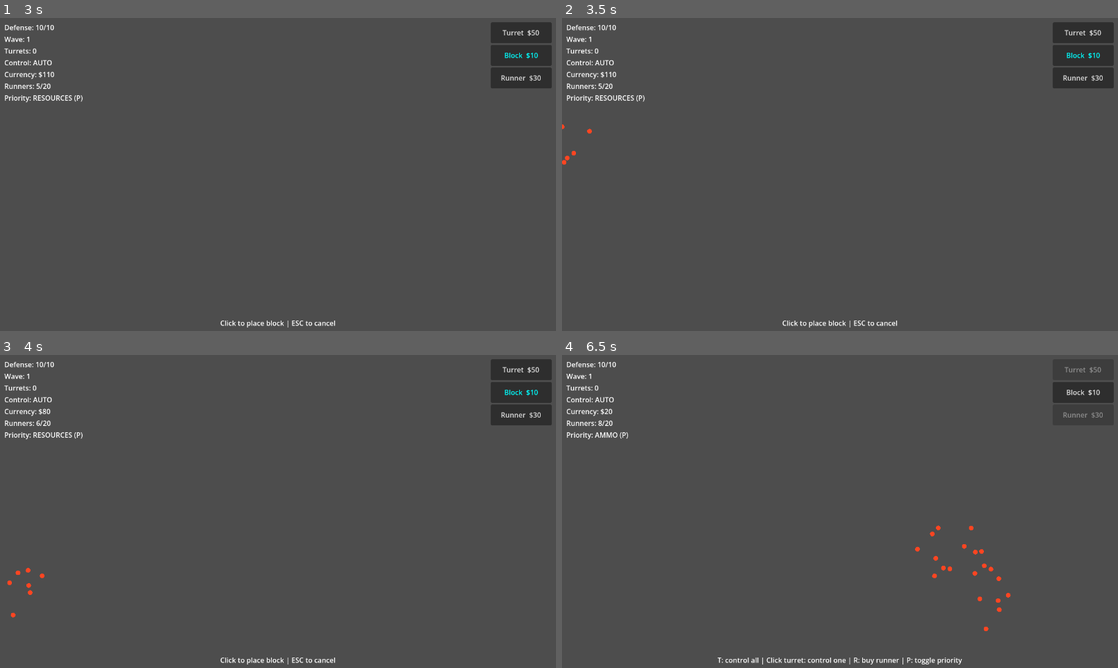
Above: before the commit, frames 1-4 (two rows, left to right).
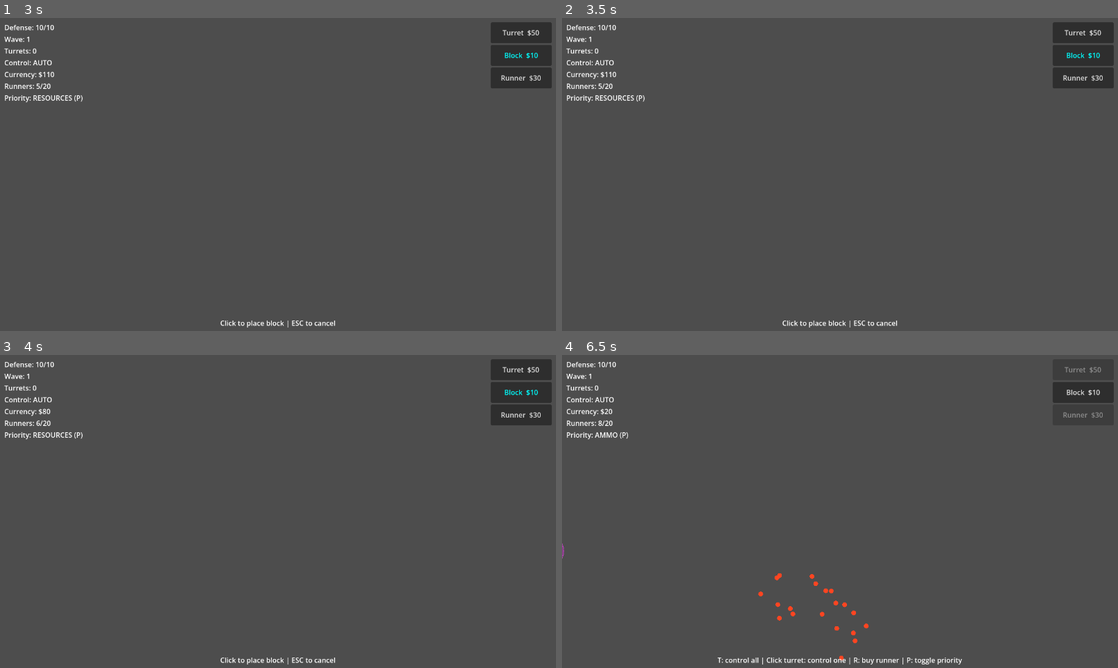
Above: after the commit, the same moments.

Repository: DeeGeeGames/project-mifune
Game: Godot game, scene res://scenes/main.tscn
Same seed, same stepped clock (60 frames per second), same inputs: the game is played once before the commit and once after it.
Inputs (mouse positions are in pixels of both pictures, inside the frame that each line leads up to):
- Up to frame 1 (3 s): click "Turret $50" at 0.5 s; click "Block $10" at 1.25 s; click "Runner $30" at 2 s; tap Enter at 2.75 s; move the mouse to (250, 237) at 2.77 s; hold W (pan_up) from 2.78 s (still down); hold R (buy_runner) from 2.78 s (still down); click (250, 237) at 2.92 s
- Up to frame 2 (3.5 s): keep holding W (pan_up); keep holding R (buy_runner)
- Up to frame 3 (4 s): keep holding W (pan_up); tap Enter at 3.5 s; move the mouse to (444, 558) at 3.52 s; release R (buy_runner) at 3.53 s; click (444, 558) at 3.6 s
- Up to frame 4 (6.5 s): tap Enter at 4.25, 5, 5.75 s; move the mouse to (673, 464) at 4.27 s; release W (pan_up) at 4.28 s; hold Right mouse button (pan_camera) 4.28-5.03 s; hold A (pan_left) 4.28-5.78 s; move the mouse to (867, 511) at 5.02 s; tap T (toggle_control) at 5.1 s; click (867, 511) at 5.17 s; move the mouse to (756, 433) at 5.77 s; hold S (pan_down) from 5.78 s (still down); hold P (toggle_priority) from 5.78 s (still down)

Frame 1 is identical in both runs. In frame 2, less than 0.1% of the frame differs, in the area x 0-6%, y 34-47%; in frame 3, less than 0.1%; in frame 4, 0.5%, in the area x 0-81%, y 54-98%.

Commit message:
Checkpoint

Diff:
--- a/godot/scripts/autoload/constants.gd
+++ b/godot/scripts/autoload/constants.gd
@@ -58,6 +58,9 @@
 const REGION_BURST_VALID_RANGE_CENTER := -PI / 2.0  # up
 const REGION_BURST_VALID_RANGE_WIDTH := PI  # 180 degrees
 const REGION_SAFE_RADIUS := 400.0
+const REGION_X_EXCLUSION_RATIO := 0.25
+const REGION_X_EXCLUSION_SHRINK_PER_WAVE := 0.01
+const REGION_X_EXCLUSION_MIN_RATIO := 0.15
 const REGION_MARGIN := 60.0
 const REGION_MAX_PLACEMENT_ATTEMPTS := 20
 
--- a/godot/scripts/systems/wave_manager.gd
+++ b/godot/scripts/systems/wave_manager.gd
@@ -57,11 +57,22 @@
 	await get_tree().create_timer(Constants.WAVE_INTERMISSION).timeout
 	_start_wave(GameManager.wave_number + 1)
 
+func _x_exclusion_half(wave_num: int) -> float:
+	var ratio: float = maxf(
+		Constants.REGION_X_EXCLUSION_RATIO - wave_num * Constants.REGION_X_EXCLUSION_SHRINK_PER_WAVE,
+		Constants.REGION_X_EXCLUSION_MIN_RATIO,
+	)
+	return Constants.WORLD_WIDTH * ratio
+
 func _random_region_position() -> Vector2:
+	var exclusion_half: float = _x_exclusion_half(GameManager.wave_number)
 	for i: int in Constants.REGION_MAX_PLACEMENT_ATTEMPTS:
 		var x: float = Constants.REGION_MARGIN + randf() * (Constants.WORLD_WIDTH - Constants.REGION_MARGIN * 2.0)
 		var y: float = Constants.REGION_MARGIN + randf() * (Constants.GROUND_Y - Constants.REGION_MARGIN * 2.0)
 		var offset: Vector2 = Vector2(x, y) - Constants.TARGET_POS
-		if offset.length_squared() > Constants.REGION_SAFE_RADIUS * Constants.REGION_SAFE_RADIUS:
-			return Vector2(x, y)
+		if offset.length_squared() <= Constants.REGION_SAFE_RADIUS * Constants.REGION_SAFE_RADIUS:
+			continue
+		if absf(x - Constants.TARGET_X) < exclusion_half:
+			continue
+		return Vector2(x, y)
 	return Vector2(Constants.REGION_MARGIN, Constants.REGION_MARGIN)
Not shown, changed: phaser/src/config.ts
Not shown, changed: phaser/src/systems/waves.ts
